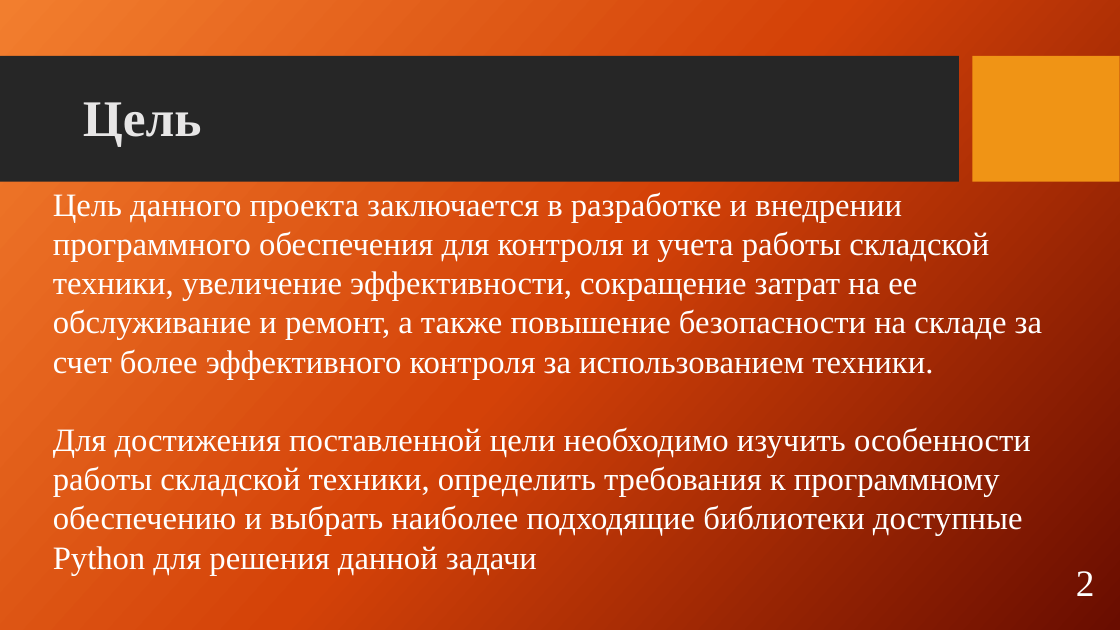
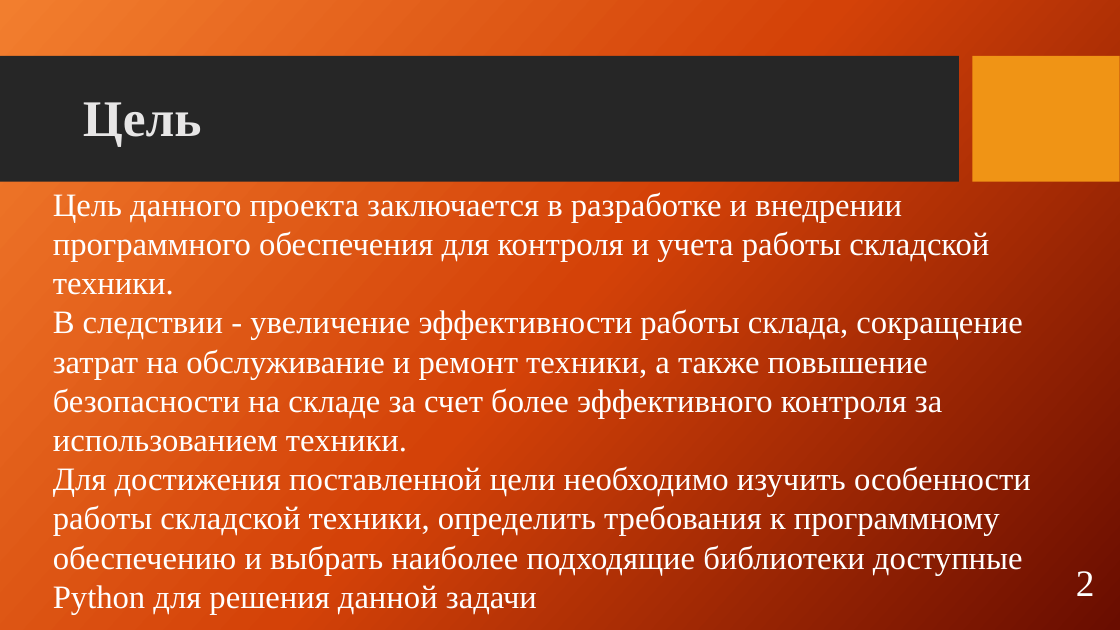
Before and after one commit to Raven988/WTCS, a slide deck: slide 2 of diplom/Презентация_пример.pptx. Drawn at 1120x630 pixels with LibreOffice and Linux fonts; fonts in the diff are those of the drawing; background and template pictures are left out. Boxes give left, top, right and bottom in pixels: in the first picture for what was removed or moved away, otherwise in the second. Text is boxed around its words. In the diff, an @@ line names an element or a change of style, - is before the commit and + after.

```diff
--- a/diplom/Презентация_пример.pptx
+++ b/diplom/Презентация_пример.pptx
@@ text at box(53, 192, 1022, 452): text changed @@
-Цель данного проекта заключается в разработке и внедрении программного обеспечения для контроля и учета работы складской техники, увеличение эффективности, сокращение затрат на ее обслуживание и ремонт, а также повышение безопасности на складе за счет более эффективного контроля за использованием техники.
+Цель данного проекта заключается в разработке и внедрении программного обеспечения для контроля и учета работы складской техники.
+В следствии - увеличение эффективности работы склада, сокращение затрат на обслуживание и ремонт техники, а также повышение безопасности на складе за счет более эффективного контроля за использованием техники.
```
Also in this commit, not shown: 1 other slide changed, 1 slide added, 1 other file.
